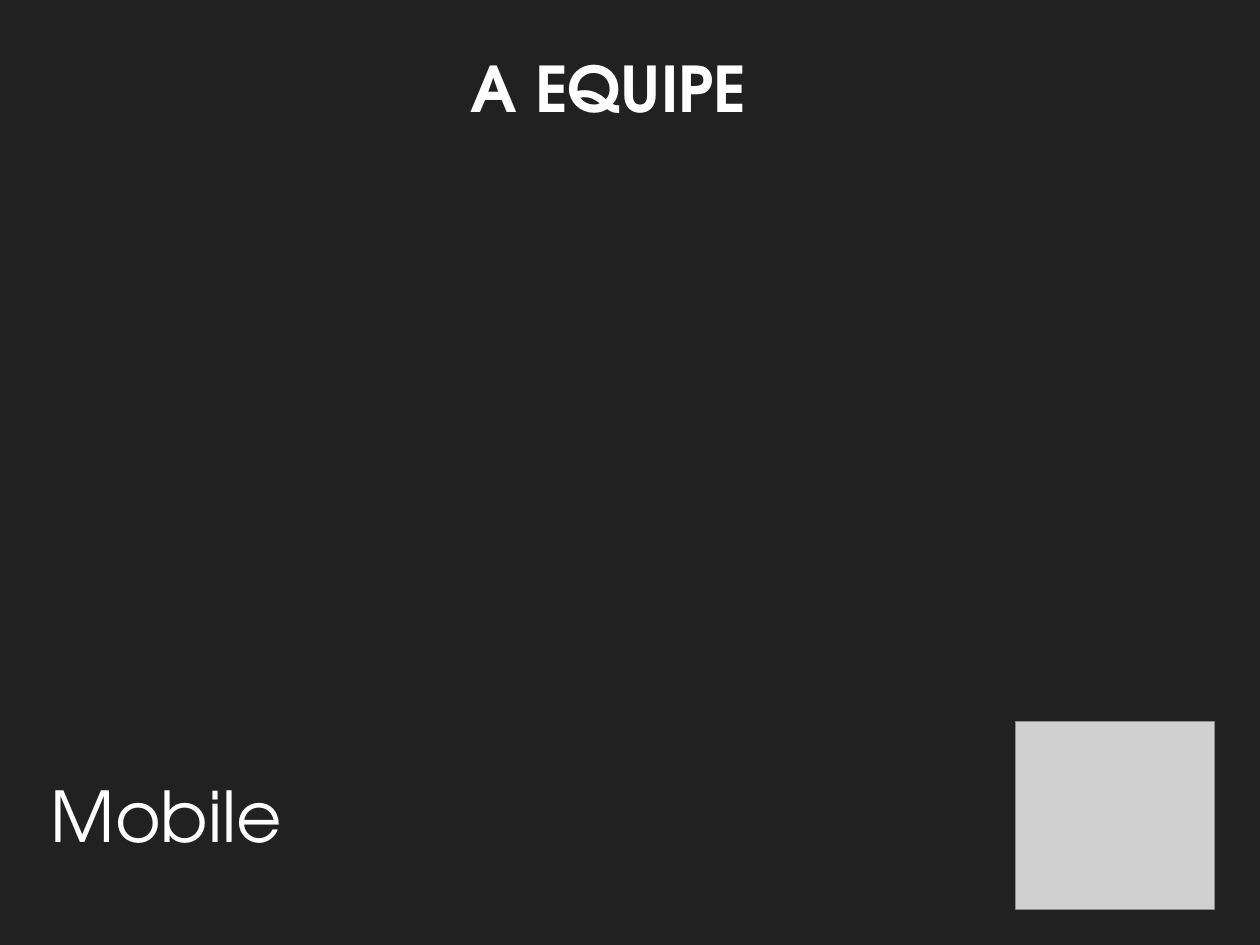
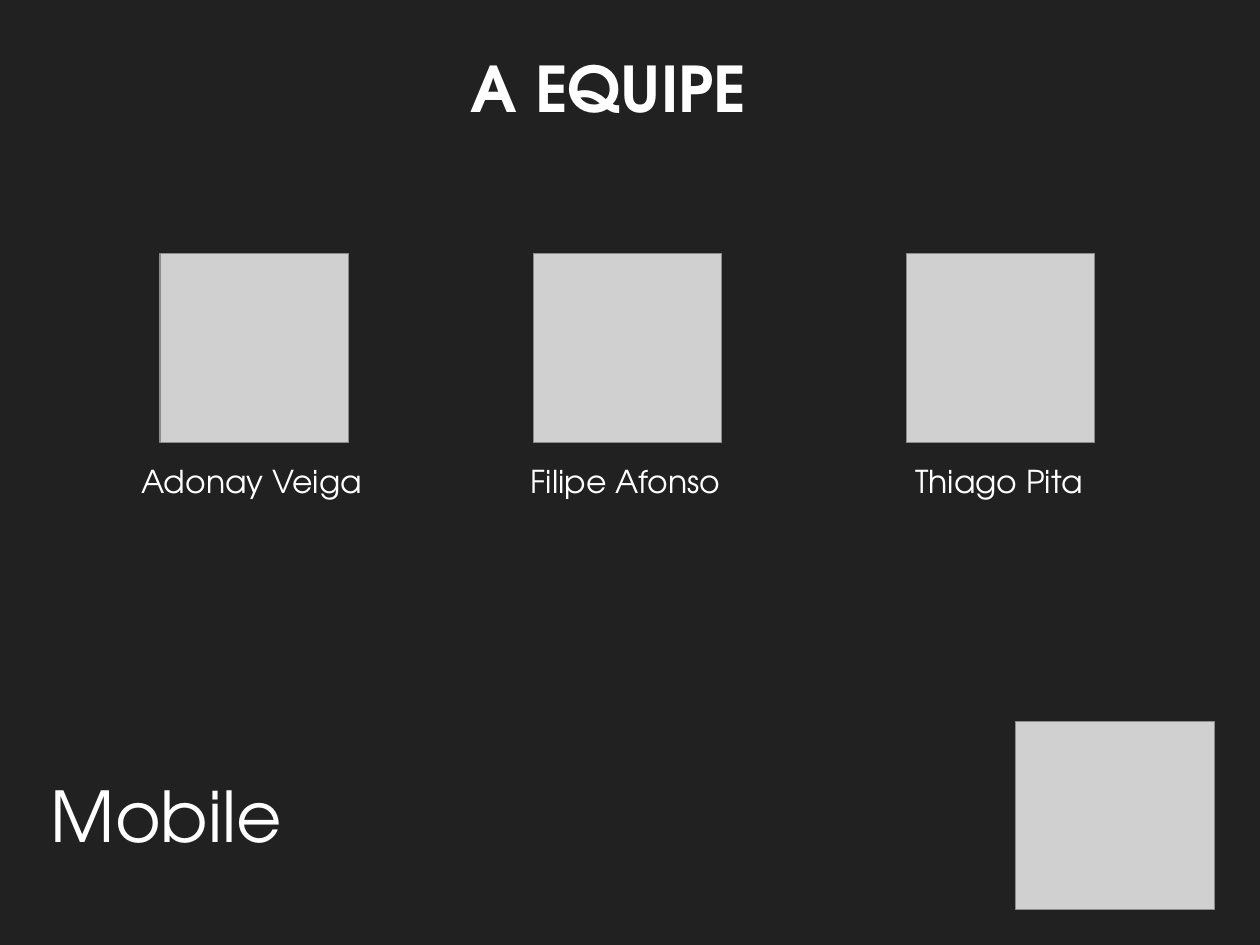
Before and after one commit to ovflowd/matriculeMe, a slide deck: slide 32 of Artefatos/ApresentaçãoFinal.pptx (slide 34 before the commit). Drawn at 1260x945 pixels with LibreOffice and Linux fonts; fonts in the diff are those of the drawing; grey boxes stand for pictures; background and template pictures are left out. Boxes give left, top, right and bottom in pixels: in the first picture for what was removed or moved away, otherwise in the second. Text is boxed around its words. In the diff, an @@ line names an element or a change of style, - is before the commit and + after.

```diff
--- a/Artefatos/ApresentaçãoFinal.pptx
+++ b/Artefatos/ApresentaçãoFinal.pptx
@@ picture added at [160,253,349,442] @@
@@ picture added at [533,253,722,442] @@
@@ picture added at [906,253,1095,442] @@
@@ text added at [141,469,362,500], 18 pt, text #FFFFFF @@
+Adonay Veiga
@@ text added at [531,469,720,499], 18 pt, text #FFFFFF @@
+Filipe Afonso
@@ text added at [915,469,1082,500], 18 pt, text #FFFFFF @@
+Thiago Pita
```
Also in this commit, not shown: 5 other slides changed, 4 slides added, 6 slides removed.
